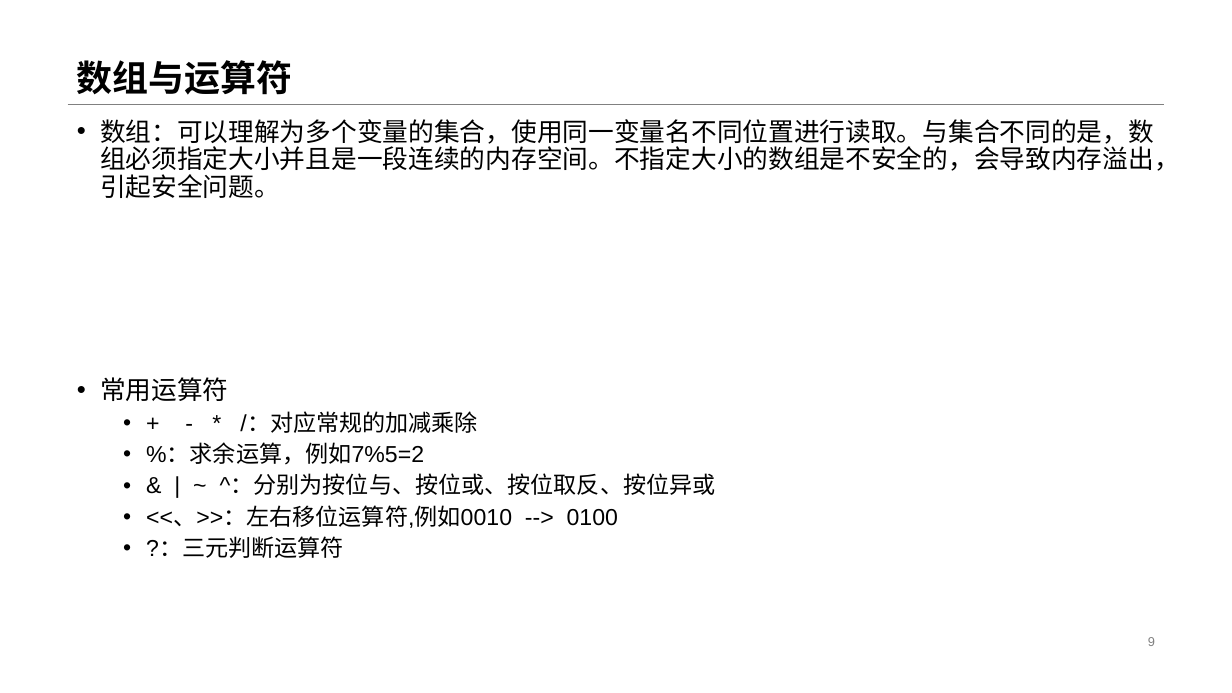
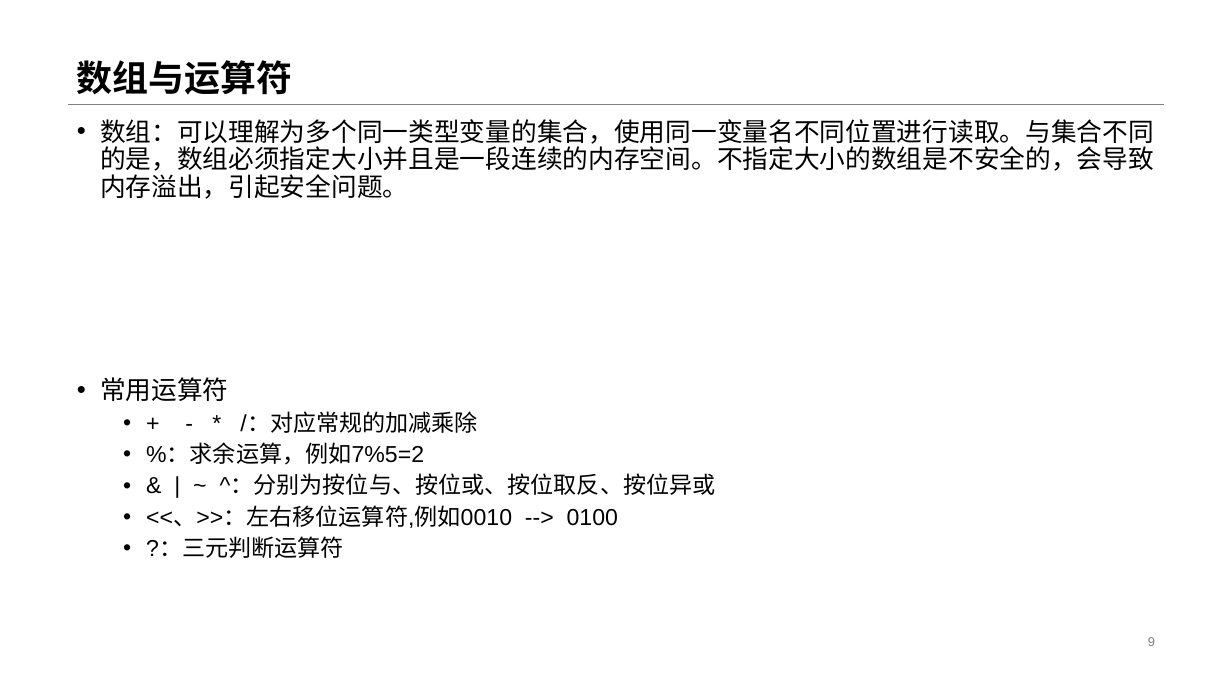
Before and after one commit to StevenEco/.NetCoreGuide, a slide deck: slide 9 of PPT/Microsoft Lesson.pptx. Drawn at 1232x693 pixels with LibreOffice and Linux fonts; fonts in the diff are those of the drawing. Boxes give left, top, right and bottom in pixels: in the first picture for what was removed or moved away, otherwise in the second. Text is boxed around its words. In the diff, an @@ line names an element or a change of style, - is before the commit and + after.

```diff
--- a/PPT/Microsoft Lesson.pptx
+++ b/PPT/Microsoft Lesson.pptx
@@ text at box(100, 119, 1154, 199): text changed @@
-• 数组：可以理解为多个变量的集合，使用同一变量名不同位置进行读取。与集合不同的是，数组必须指定大小并且是一段连续的内存空间。不指定大小的数组是不安全的，会导致内存溢出，引起安全问题。
+• 数组：可以理解为多个同一类型变量的集合，使用同一变量名不同位置进行读取。与集合不同的是，数组必须指定大小并且是一段连续的内存空间。不指定大小的数组是不安全的，会导致内存溢出，引起安全问题。
```
Also in this commit, not shown: 1 other slide changed, 19 other files.
